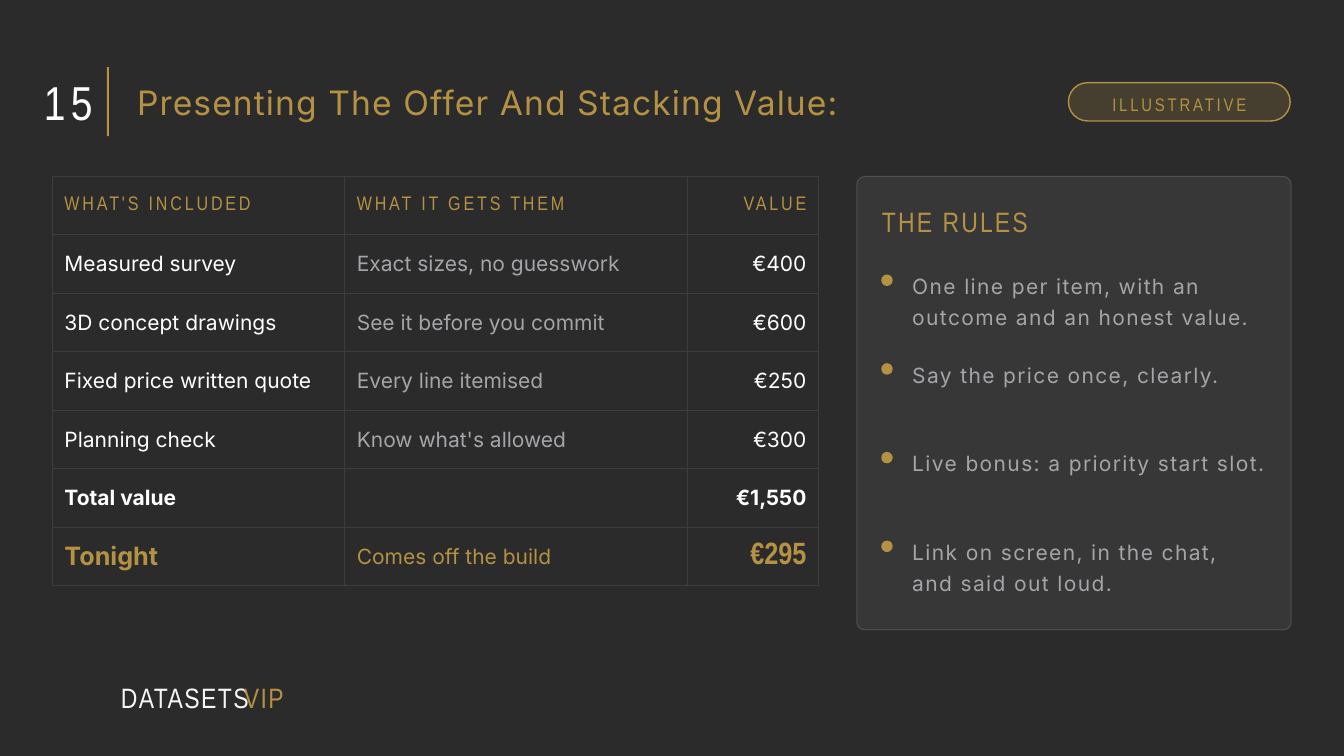
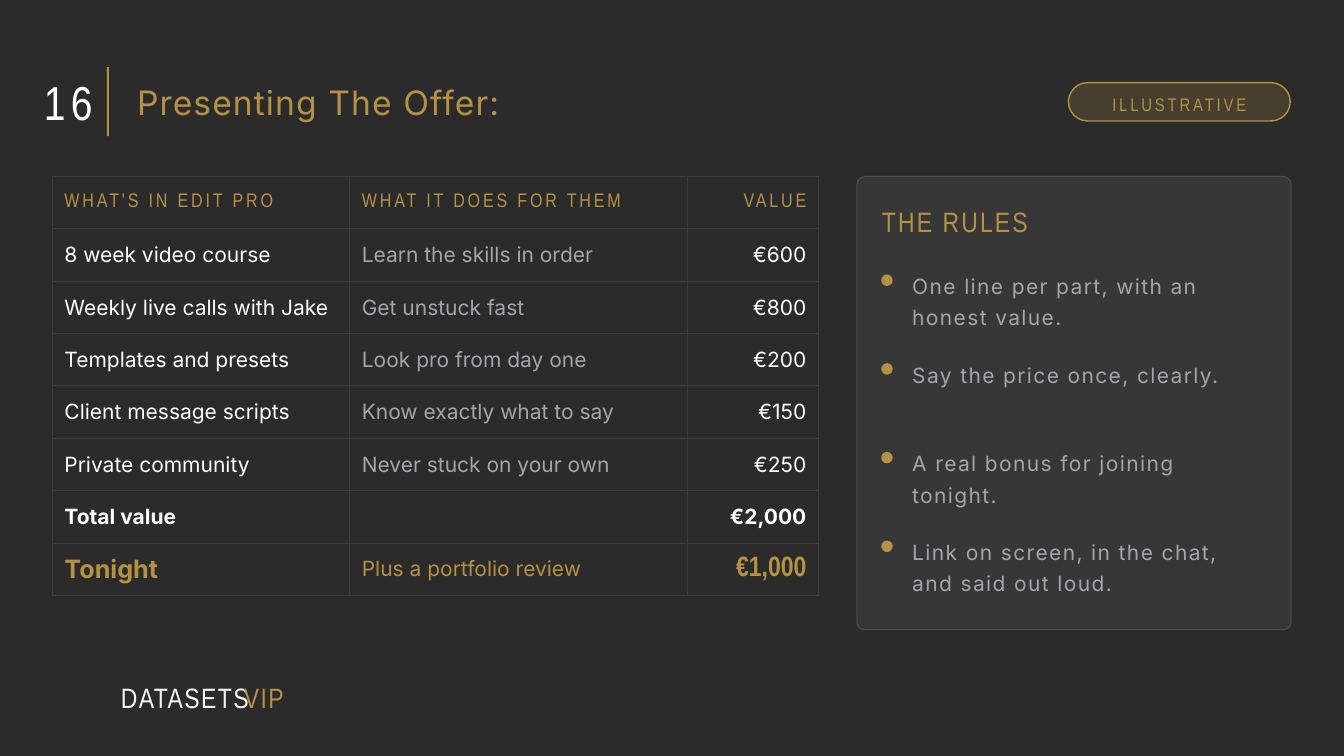
Before and after one commit to NMD2K15/nayscale-landing, a slide deck: slide 20 of vip/webinar-growth-specialist/The Webinar Growth Specialist.pptx (slide 18 before the commit). Drawn at 1344x756 pixels with LibreOffice and Linux fonts; fonts in the diff are those of the drawing; background and template pictures are left out; a plain dark background stands for a picture behind light text. Boxes give left, top, right and bottom in pixels: in the first picture for what was removed or moved away, otherwise in the second. Text is boxed around its words. In the diff, an @@ line names an element or a change of style, - is before the commit and + after.

```diff
--- a/vip/webinar-growth-specialist/The Webinar Growth Specialist.pptx
+++ b/vip/webinar-growth-specialist/The Webinar Growth Specialist.pptx
@@ text at bbox=[44, 86, 93, 121]: text changed @@
-15
+16
@@ title at bbox=[137, 89, 499, 122]: text changed @@
-Presenting The Offer And Stacking Value:
+Presenting The Offer:
@@ table at bbox=[52, 176, 819, 587] @@
-row 1: WHAT'S INCLUDED | WHAT IT GETS THEM | VALUE
-row 2: Measured survey | Exact sizes, no guesswork | €400
-row 3: 3D concept drawings | See it before you commit | €600
-row 4: Fixed price written quote | Every line itemised | €250
-row 5: Planning check | Know what's allowed | €300
-row 6: Total value |  | €1,550
-row 7: Tonight | Comes off the build | €295
+row 1: WHAT'S IN EDIT PRO | WHAT IT DOES FOR THEM | VALUE
+row 2: 8 week video course | Learn the skills in order | €600
+row 3: Weekly live calls with Jake | Get unstuck fast | €800
+row 4: Templates and presets | Look pro from day one | €200
+row 5: Client message scripts | Know exactly what to say | €150
+row 6: Private community | Never stuck on your own | €250
+row 7: Total value |  | €2,000
+row 8: Tonight | Plus a portfolio review | €1,000
@@ text at bbox=[912, 278, 1197, 325]: text changed @@
-One line per item, with an outcome and an honest value.
+One line per part, with an honest value.
@@ text at bbox=[912, 455, 1173, 508]: text changed @@
-Live bonus: a priority start slot.
+A real bonus for joining tonight.
```
Also in this commit, not shown: 30 other slides changed, 12 slides added, 8 slides removed, 5 other files.
